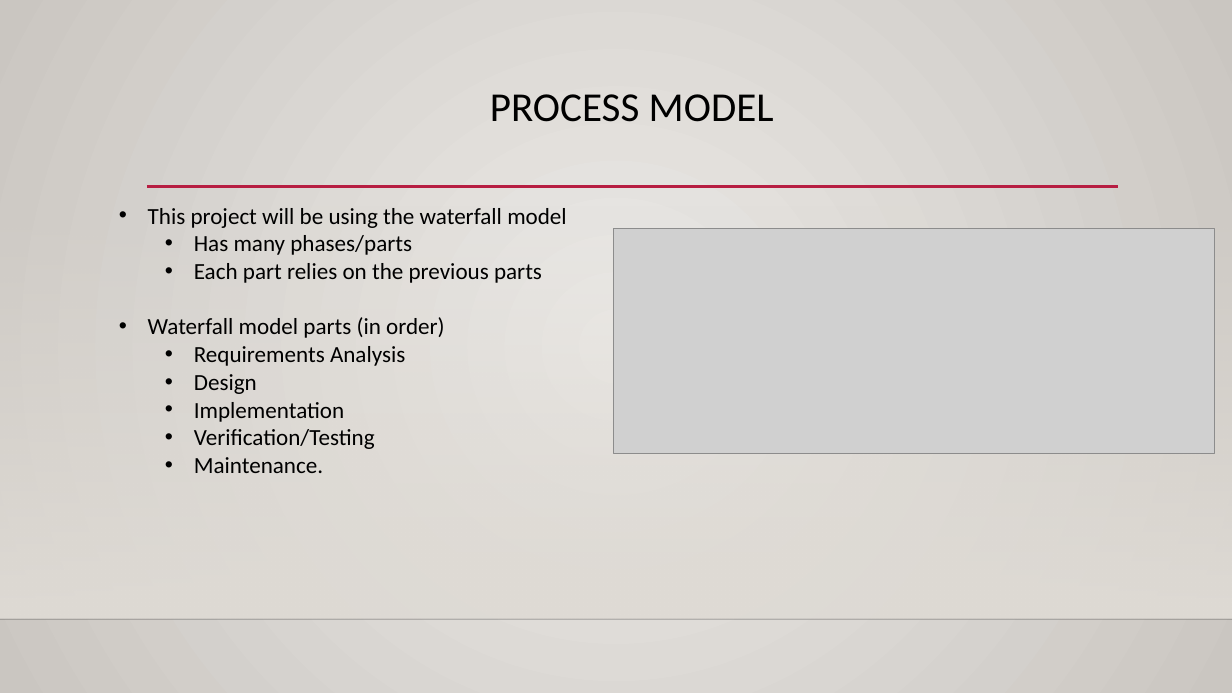
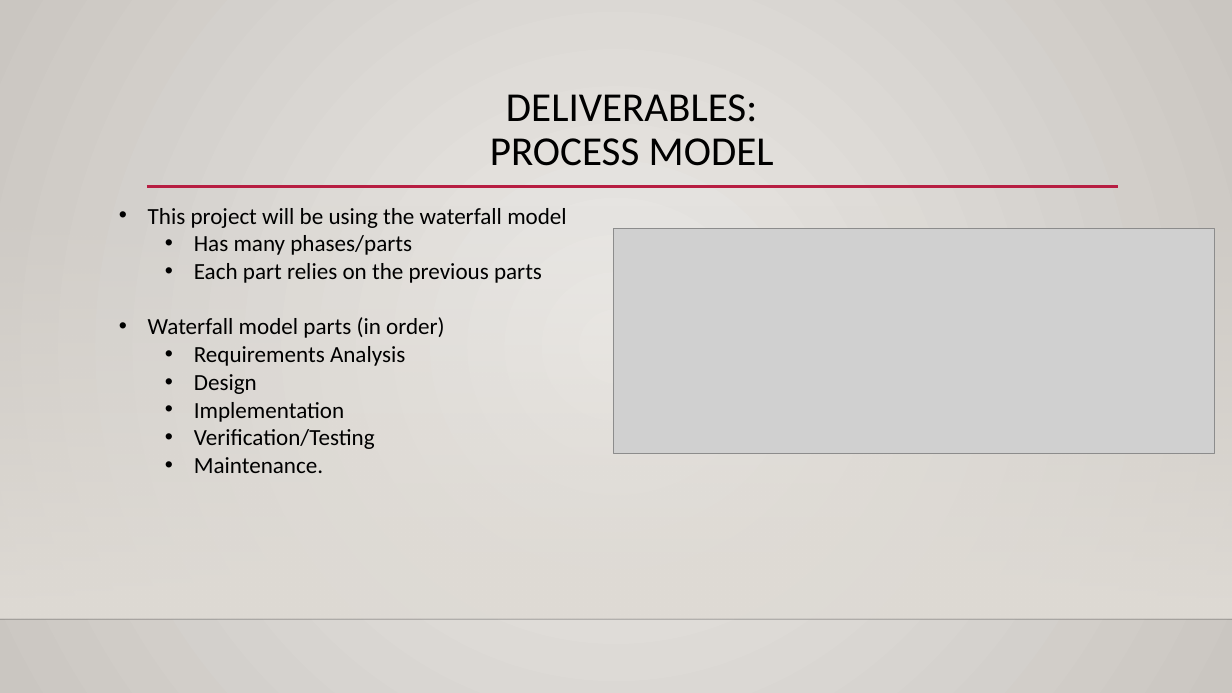
Before and after one commit to s-christian/Fit_or_Fail, a slide deck: slide 9 of Fit or Fail Technical Status Presentation (NEW).pptx. Drawn at 1232x693 pixels with LibreOffice and Linux fonts; fonts in the diff are those of the drawing; grey boxes stand for pictures; background and template pictures are left out. Boxes give left, top, right and bottom in pixels: in the first picture for what was removed or moved away, otherwise in the second. Text is boxed around its words. In the diff, an @@ line names an element or a change of style, - is before the commit and + after.

```diff
--- a/Fit or Fail Technical Status Presentation (NEW).pptx
+++ b/Fit or Fail Technical Status Presentation (NEW).pptx
@@ title at box(490, 94, 774, 166): text changed @@
-PROCESS MODEL
+DELIVERABLES:
+PROCESS MODEL
```
Also in this commit, not shown: 10 other slides changed, 1 other file.
